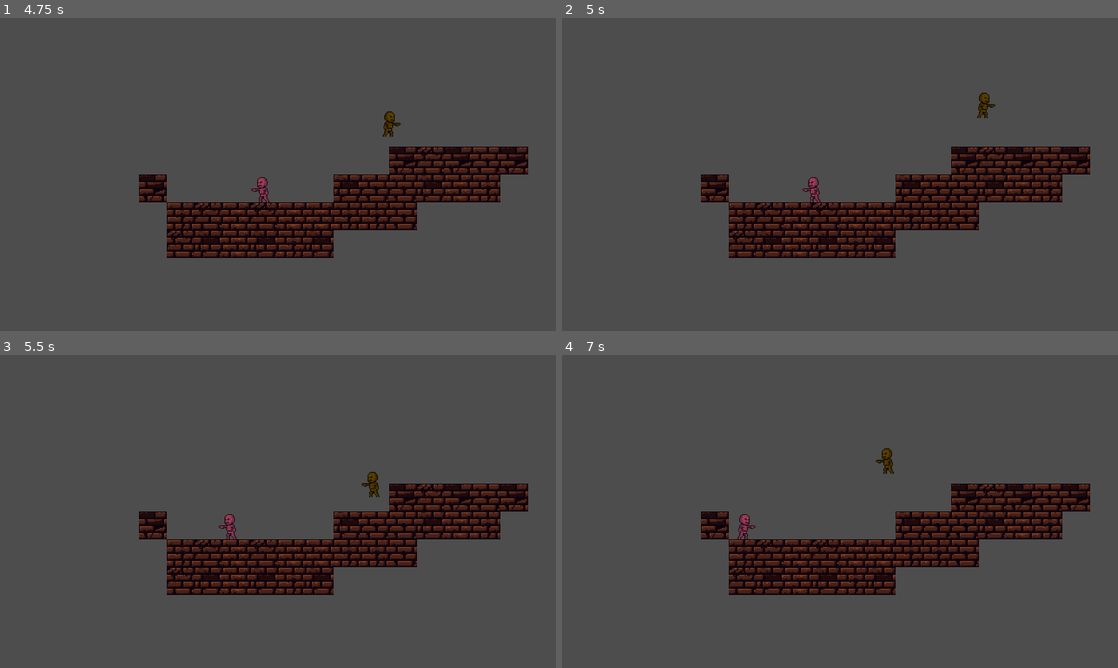
Above: before the commit, frames 1-4 (two rows, left to right).
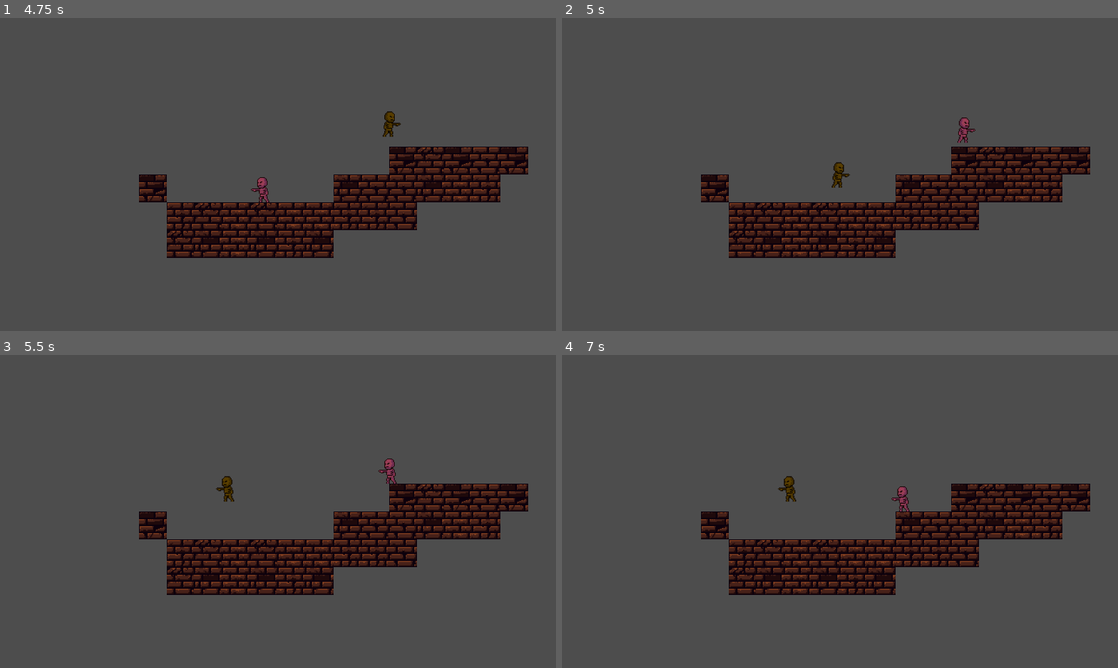
Above: after the commit, the same moments.

Repository: greatbrick0/GdFallJam2025
Game: Godot game, scene res://Scenes/main_menu.tscn
Two runs of this game, one before a commit and one after it. Both use one fixed random seed, a clock stepped at 60 frames per second and the inputs below.
Inputs:
- Up to frame 1 (4.75 s): click "START" at 0.5 s; hold D (moveright) 1.28-2.78 s; tap Space (jump) at 1.52, 2.27, 3.77, 4.52 s; hold A (moveleft) 2.78-3.53 s; hold D (moveright) from 3.53 s (still down)
- Up to frame 2 (5 s): keep holding D (moveright); tap R (reset, bound only after the commit) at 4.9 s
- Up to frame 3 (5.5 s): release D (moveright) at 5.03 s; hold A (moveleft) from 5.03 s (still down); tap Space (jump) at 5.27 s
- Up to frame 4 (7 s): release A (moveleft) at 5.78 s; hold D (moveright) 5.78-6.53 s; hold A (moveleft) from 6.53 s (still down); tap Space (jump) at 6.77 s

Frame 1 is identical in both runs. In frame 2, 0.6% of the frame differs, in the area x 43-78%, y 23-59%; in frame 3, 0.5%; in frame 4, 0.6%, in the area x 31-63%, y 29-59%.

Commit message:
Quick Reset On "R"

Diff:
--- /dev/null
+++ b/gdfalljam/Scenes/level_manager.tscn
@@ -0,0 +1,6 @@
+[gd_scene load_steps=2 format=3 uid="uid://dvnyft0m0gewk"]
+
+[ext_resource type="Script" uid="uid://bi33xemih6qx1" path="res://Scripts/level_manager.gd" id="1_f6wcy"]
+
+[node name="LevelManager" type="Node"]
+script = ExtResource("1_f6wcy")
--- /dev/null
+++ b/gdfalljam/Scripts/level_manager.gd
@@ -0,0 +1,7 @@
+extends Node
+
+var currentLevel: String = "res://Scenes/test_level_1.tscn"
+
+func _process(delta):
+	if(Input.is_action_just_released("reset")):
+		get_tree().change_scene_to_file(currentLevel)
--- a/gdfalljam/project.godot
+++ b/gdfalljam/project.godot
@@ -14,6 +14,10 @@
 run/main_scene="uid://hhfpsx1l1wxf"
 config/features=PackedStringArray("4.4", "GL Compatibility")
 config/icon="res://icon.svg"
+
+[autoload]
+
+LevelManager="*res://Scenes/level_manager.tscn"
 
 [display]
 
@@ -37,6 +41,11 @@
 "events": [Object(InputEventKey,"resource_local_to_scene":false,"resource_name":"","device":-1,"window_id":0,"alt_press …(192 unchanged characters)…
 ]
 }
+reset={
+"deadzone": 0.2,
+"events": [Object(InputEventKey,"resource_local_to_scene":false,"resource_name":"","device":-1,"window_id":0,"alt_pressed":false,"shift_pressed":false,"ctrl_pressed":false,"meta_pressed":false,"pressed":false,"keycode":0,"physical_keycode":82,"key_label":0,"unicode":114,"location":0,"echo":false,"script":null)
+]
+}
 
 [rendering]
 
Not shown, added: gdfalljam/Scripts/level_manager.gd.uid
